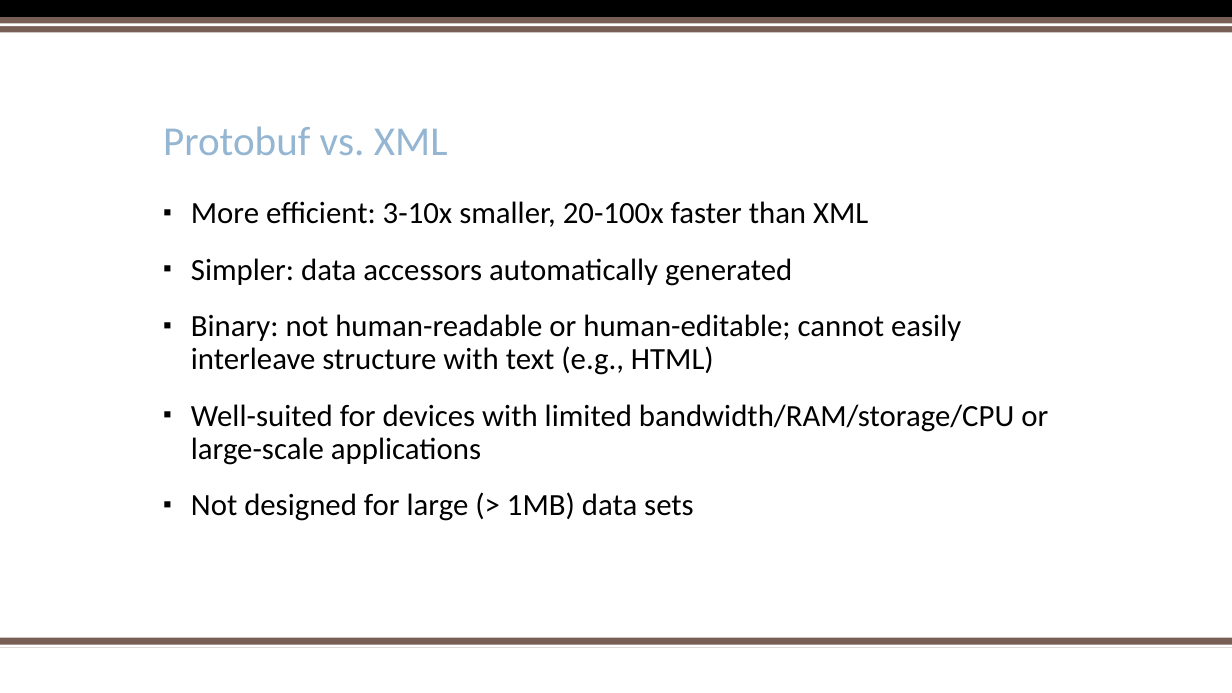
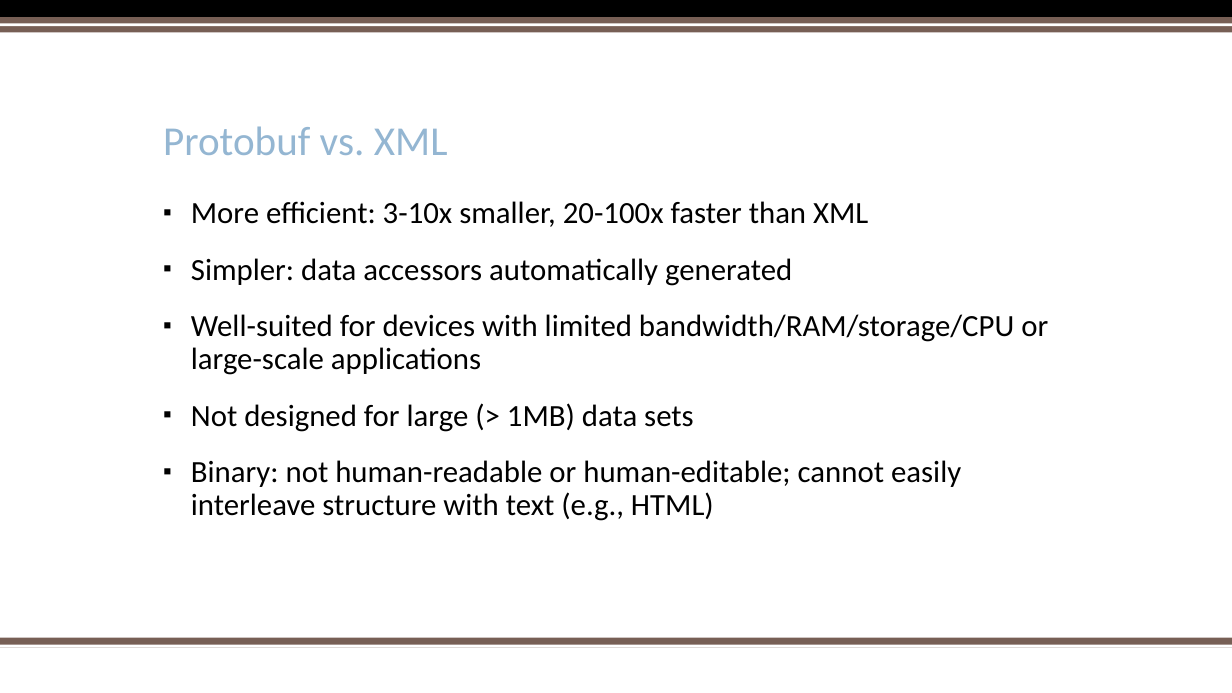
Before and after one commit to kerchen/PyOhioProtobuf, a slide deck: slide 5 of PythonProtobufPyOhio2017.pptx (slide 3 before the commit). Drawn at 1232x693 pixels with LibreOffice and Linux fonts; fonts in the diff are those of the drawing; background and template pictures are left out. Boxes give left, top, right and bottom in pixels: in the first picture for what was removed or moved away, otherwise in the second. Text is boxed around its words. In the diff, an @@ line names an element or a change of style, - is before the commit and + after.

```diff
--- a/PythonProtobufPyOhio2017.pptx
+++ b/PythonProtobufPyOhio2017.pptx
@@ text at (191,314,961,375): paragraph removed @@
-▪ Binary: not human-readable or human-editable; cannot easily interleave structure with text (e.g., HTML)
@@ text at (191,460,961,521): paragraph added @@
+▪ Binary: not human-readable or human-editable; cannot easily interleave structure with text (e.g., HTML)
```
Also in this commit, not shown: 4 other slides changed, 6 slides added.
